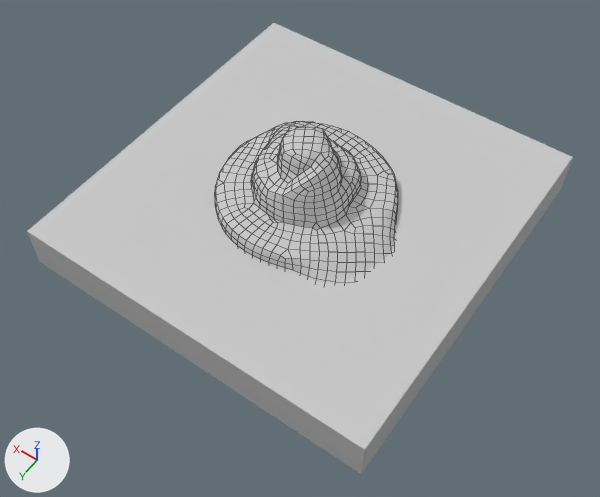
An edit to the FBX model Assets/Models/Cake_Lowpoly_NonTextured.fbx, drawn before and after from the same camera.
The view is the same before and after, from a camera (50 mm lens) standing at (-0.836, 1.217, 1.713) and looking at (-0.058, 0.126, 0.0). The lights are fixed; the arrows at lower left show +X, +Y and +Z. Mesh edges are drawn as thin lines on the coarser meshes. Where no turn or scale is listed for an object, it has been applied to the vertices.

Names of what the first picture shows: 'Cake_Mountain', 'Cube'.
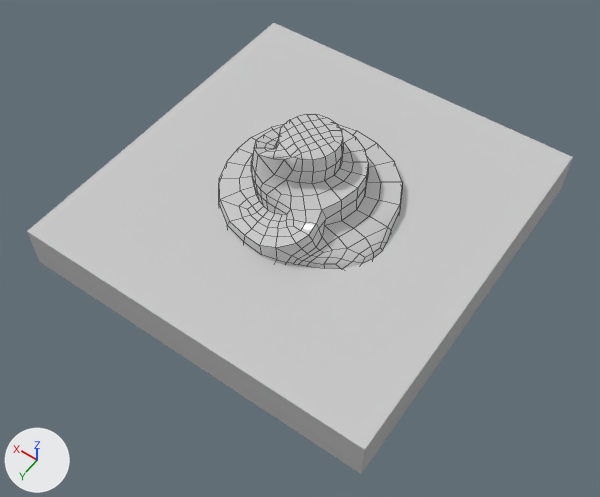
Commit message: updated cake level and cake mountain collions mesh

Where the change shows, as pixel boxes (x1, y1, x2, y2) in the pictures (600 x 497 px):
'Cake_Mountain', deleted
    before: (214, 121, 398, 283)
'Mesh (4)', added
    after: (219, 114, 402, 269)

The change, as a diff of the scene's bpy script:
```diff
--- a/Assets/Models/Cake_Lowpoly_NonTextured.fbx.py
+++ b/Assets/Models/Cake_Lowpoly_NonTextured.fbx.py
@@ me_mesh_1 @@
+me_mesh_1.from_pydata(...)  # 333 vertices, 318 faces; spans x -0.26..0.244, y -0.243..0.245, z 0.048..0.277
+me_mesh_1.materials.append(mat_cake)  # light grey #cbcbcb
@@ ob_cake_mountain @@
-ob_cake_mountain = bpy.data.objects.new('Cake_Mountain', me_mesh)
-ob_cake_mountain.location = (0.0, 0.0, 0.0)
@@ ob_mesh__4 @@
+ob_mesh__4 = bpy.data.objects.new('Mesh (4)', me_mesh_1)
+ob_mesh__4.location = (0.0, 0.0, 0.0)
```
